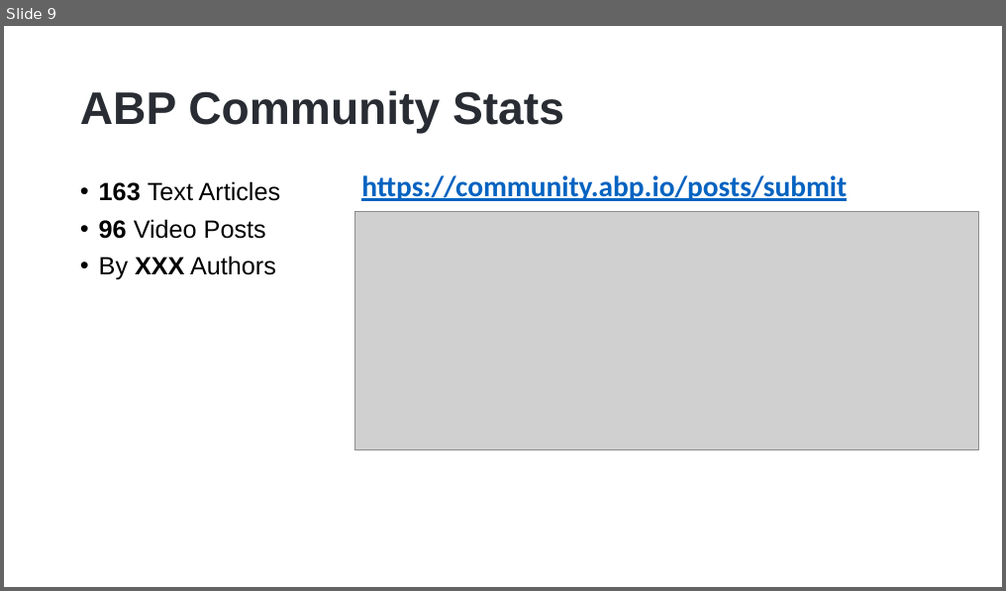
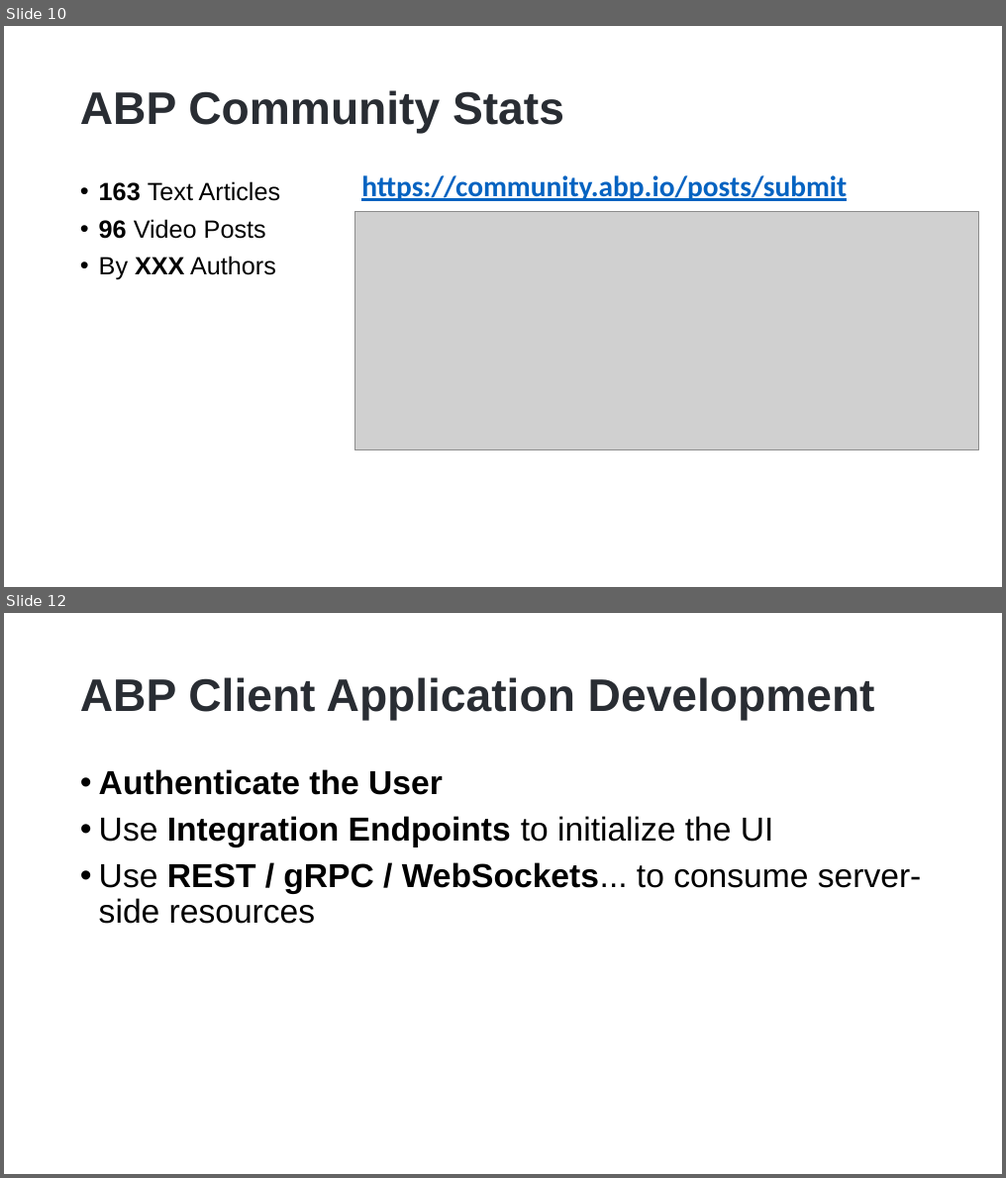
Before and after one commit to hikalkan/presentations, a slide deck: 2023-07-27 ABP Community Talks 2023.5/ABP Mobile Options.pptx. Shown one above the other, each under a label of ours: slide 9 before the commit, slides 10 and 12 after it; the slides between them are not shown. The pictures are 1006x591 and 1006x1178 pixels, drawn with LibreOffice and Linux fonts; fonts in the diff are those of the drawing; grey boxes stand for pictures; background and template pictures are left out. Boxes give left, top, right and bottom in pixels: in the first picture for what was removed or moved away, otherwise in the second. Text is boxed around its words. In the diff, an @@ line names an element or a change of style, - is before the commit and + after.

```diff
--- a/2023-07-27 ABP Community Talks 2023.5/ABP Mobile Options.pptx
+++ b/2023-07-27 ABP Community Talks 2023.5/ABP Mobile Options.pptx
@@ slide 12 added at bbox=[4, 613, 1002, 1174], background picture (left out) @@
@@ title added at bbox=[80, 677, 875, 721], 44 pt, text #292D33, bold @@
+ABP Client Application Development
@@ text added at bbox=[99, 769, 922, 924], 32 pt, text #000000, bold @@
+• Authenticate the User
+• Use Integration Endpoints to initialize the UI
+• Use REST / gRPC / WebSockets... to consume server-side resources
@@ what was slide 9 is now slide 10 @@
```
Also in this commit, not shown: 1 slide changed, 5 other slides added, 8 slides removed.
